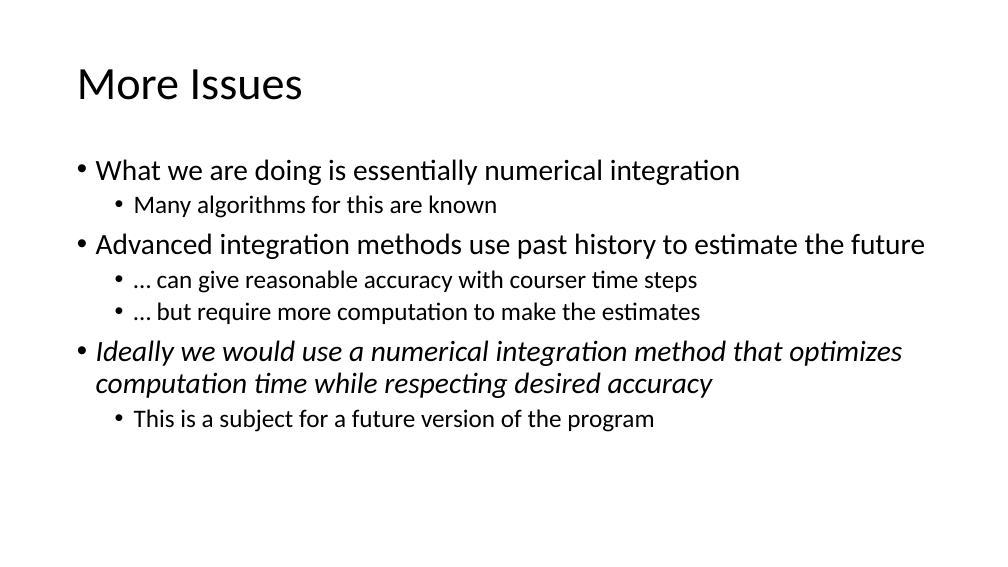
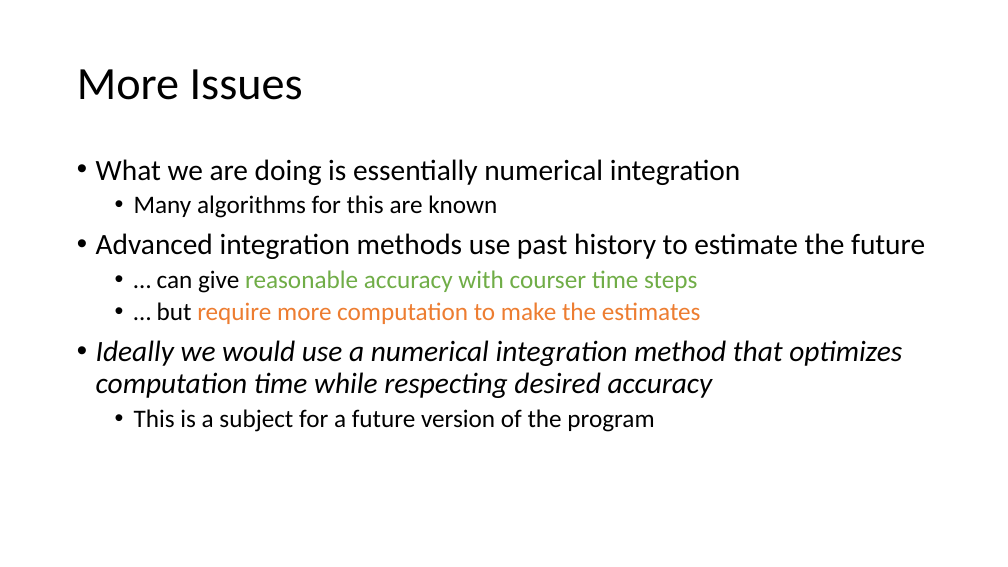
Before and after one commit to pchapin/solarium, a slide deck: slide 7 of doc/Solarium.pptx. Drawn at 1008x567 pixels with LibreOffice and Linux fonts; fonts in the diff are those of the drawing. Boxes give left, top, right and bottom in pixels: in the first picture for what was removed or moved away, otherwise in the second. Text is boxed around its words. In the diff, an @@ line names an element or a change of style, - is before the commit and + after.

```diff
--- a/doc/Solarium.pptx
+++ b/doc/Solarium.pptx
@@ text at [157, 270, 701, 324]: text colour #000000 to #70AD47 in "reasonable accuracy with courser time steps"; text colour #000000 to #ED7D31 in "require more computation to make the estimates" @@
```
Also in this commit, not shown: 5 other slides changed.
